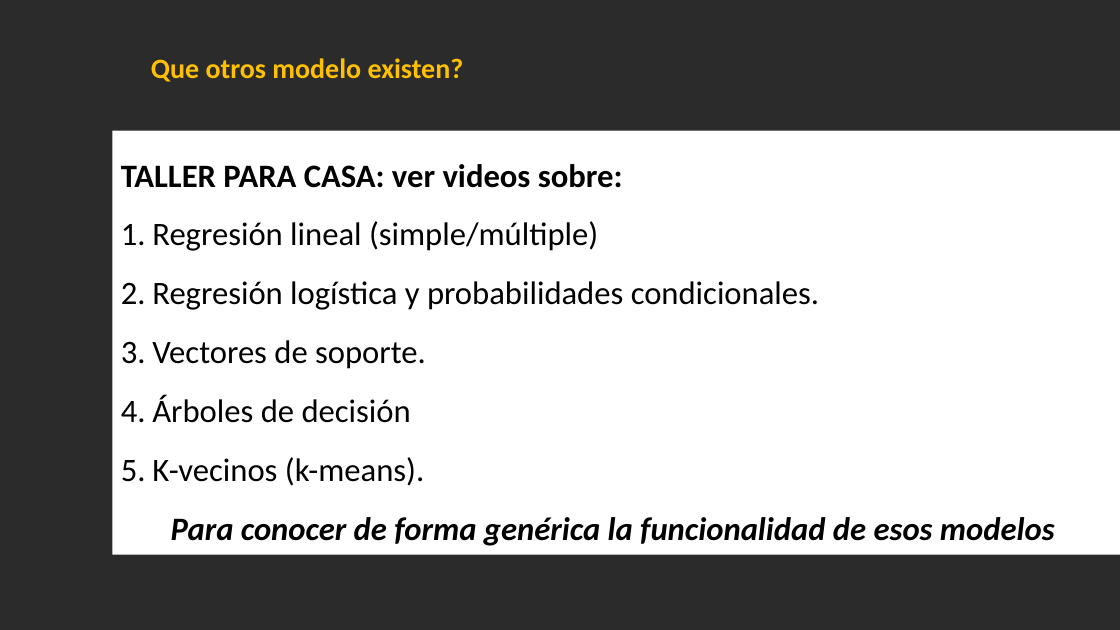
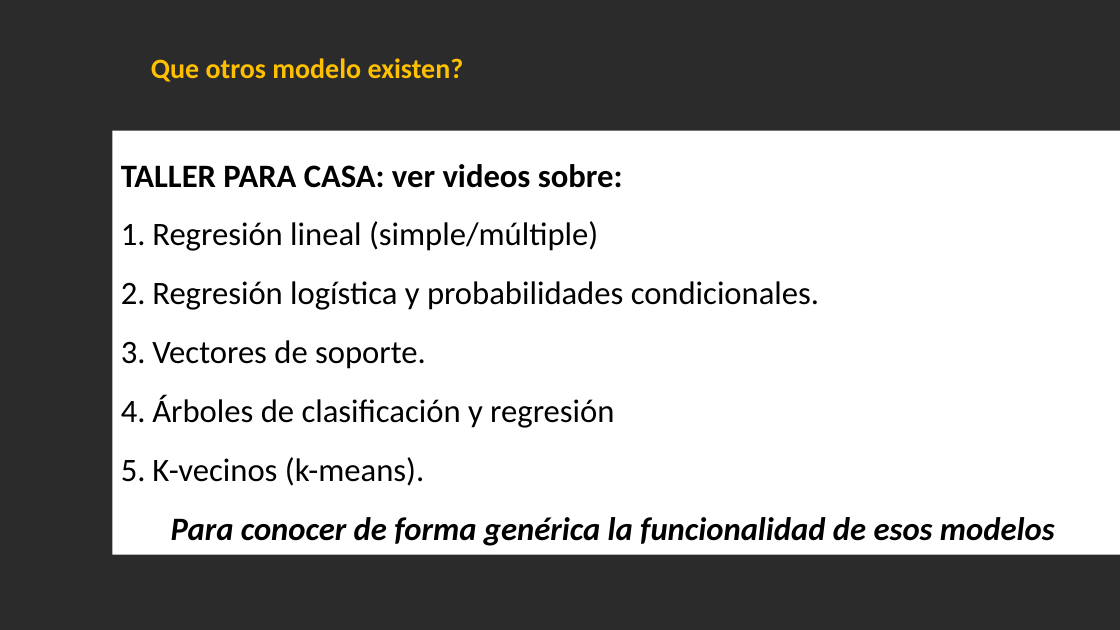
Before and after one commit to luisFernandoCastellanosG/Machine_learning, a slide deck: slide 15 of Presentaciones/P3_MACHINE_LEARNING-sklearn-regresion_logistica.pptx. Drawn at 1120x630 pixels with LibreOffice and Linux fonts; fonts in the diff are those of the drawing; background and template pictures are left out; a plain dark background stands for a picture behind light text. Boxes give left, top, right and bottom in pixels: in the first picture for what was removed or moved away, otherwise in the second. Text is boxed around its words. In the diff, an @@ line names an element or a change of style, - is before the commit and + after.

```diff
--- a/Presentaciones/P3_MACHINE_LEARNING-sklearn-regresion_logistica.pptx
+++ b/Presentaciones/P3_MACHINE_LEARNING-sklearn-regresion_logistica.pptx
@@ text in rectangle at (152, 395, 614, 428): text changed @@
-4. Árboles de decisión
+4. Árboles de clasificación y regresión
```
Also in this commit, not shown: 3 other slides changed, 13 other files.
